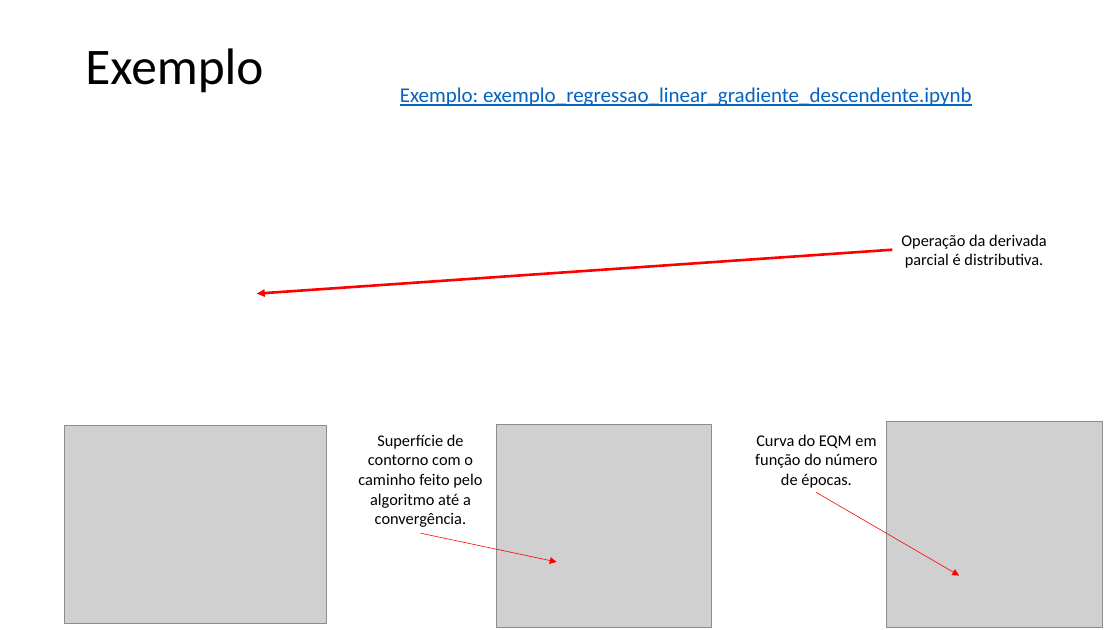
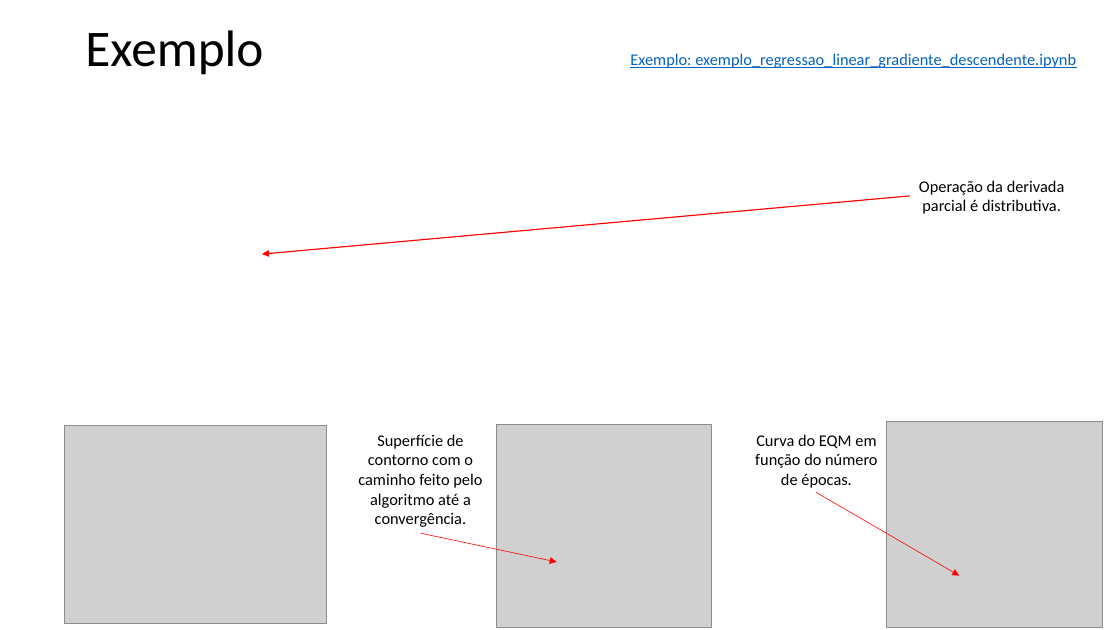
Before and after one commit to zz4fap/t319_aprendizado_de_maquina, a slide deck: slide 8 of slides/T319_Regressão_Linear (Parte II).pptx. Drawn at 1120x630 pixels with LibreOffice and Linux fonts; fonts in the diff are those of the drawing; grey boxes stand for pictures. Boxes give left, top, right and bottom in pixels: in the first picture for what was removed or moved away, otherwise in the second. Text is boxed around its words. In the diff, an @@ line names an element or a change of style, - is before the commit and + after.

```diff
--- a/slides/T319_Regressão_Linear (Parte II).pptx
+++ b/slides/T319_Regressão_Linear (Parte II).pptx
@@ title "Exemplo": place and size @@
-title "Exemplo" at box(85, 48, 263, 93)
+title "Exemplo" at box(85, 30, 263, 75)
@@ text "Exemplo: exemplo_regressao_linear_gradiente_descendente.ipyn ...": place and size @@
-text "Exemplo: exemplo_regressao_linear_gradiente_descendente.ipyn ..." at box(400, 87, 972, 106)
+text "Exemplo: exemplo_regressao_linear_gradiente_descendente.ipyn ..." at box(630, 53, 1076, 68)
@@ text "Exemplo: exemplo_regressao_linear_gradiente_descendente.ipyn ..." at box(630, 53, 1076, 68): size 18 to 14 pt @@
@@ text "Operação da derivada parcial é ...": place and size @@
-text "Operação da derivada parcial é ..." at box(901, 234, 1047, 268)
+text "Operação da derivada parcial é ..." at box(919, 180, 1065, 214)
@@ arrow moved from (892, 250) - (257, 294) to (910, 196) - (262, 254) @@
@@ arrow (910, 196) - (262, 254): stroke #FF0000 2.25 pt to #FF0000 1 pt @@
```
Also in this commit, not shown: 5 other slides changed, 1 slide added, 2 slides removed, 32 other files.
